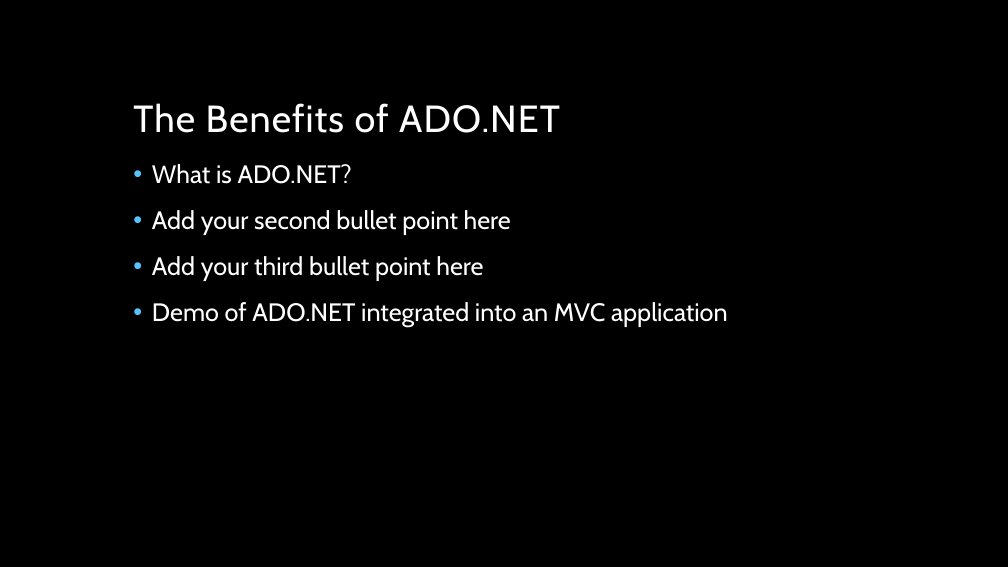
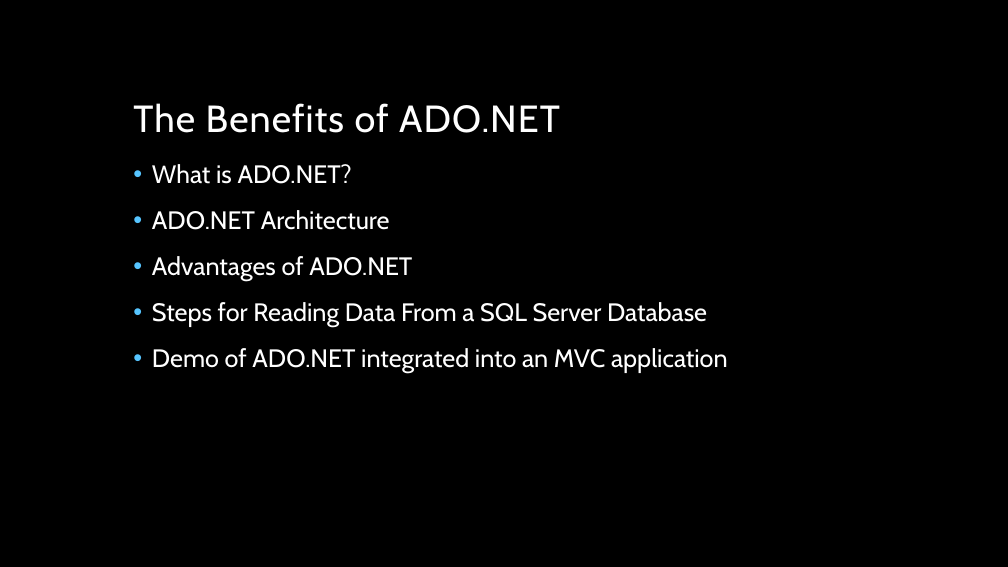
Before and after one commit to mdrozda46/ADONetExample, a slide deck: slide 2 of The Benefits of ADO.pptx. Drawn at 1008x567 pixels with LibreOffice and Linux fonts; fonts in the diff are those of the drawing; background and template pictures are left out. Boxes give left, top, right and bottom in pixels: in the first picture for what was removed or moved away, otherwise in the second. Text is boxed around its words. In the diff, an @@ line names an element or a change of style, - is before the commit and + after.

```diff
--- a/The Benefits of ADO.pptx
+++ b/The Benefits of ADO.pptx
@@ text at (152,210,707,327): text changed @@
-• Add your second bullet point here
-• Add your third bullet point here
+• ADO.NET Architecture
+• Advantages of ADO.NET
+• Steps for Reading Data From a SQL Server Database
```
Also in this commit, not shown: 5 other slides changed.
